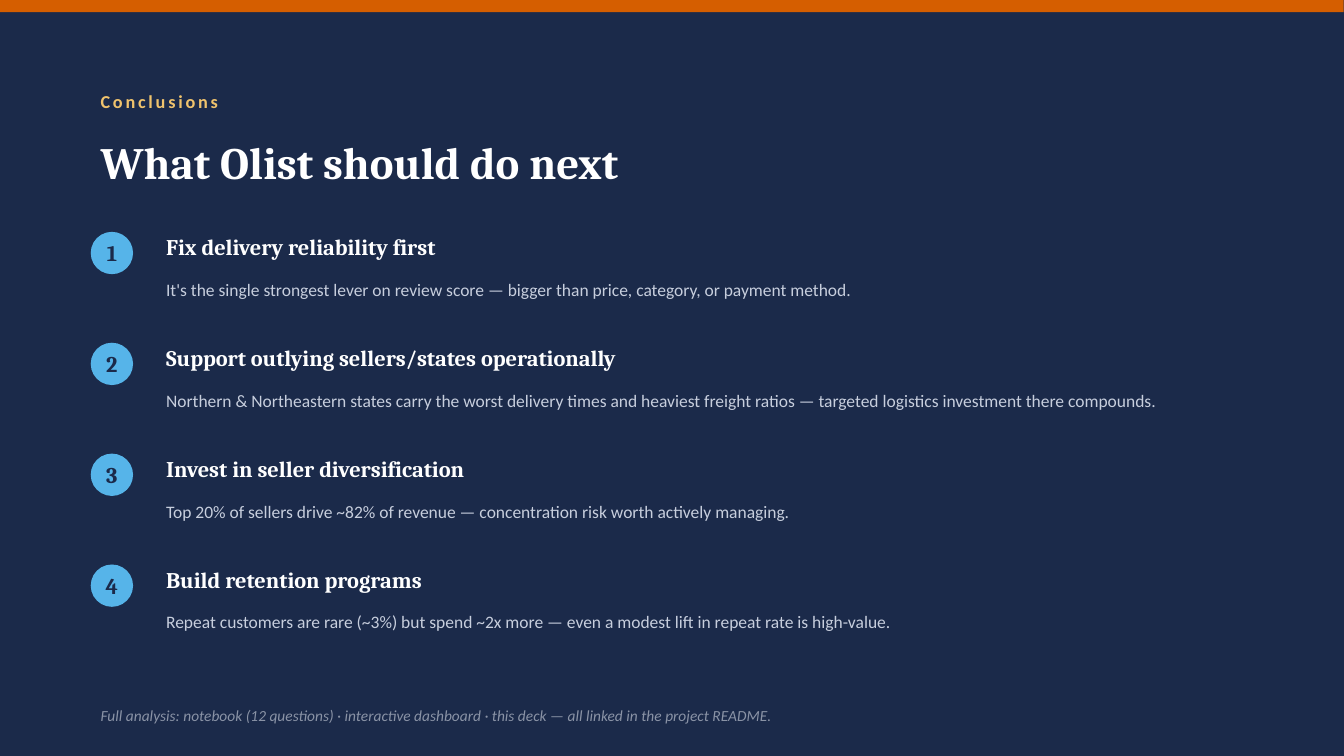
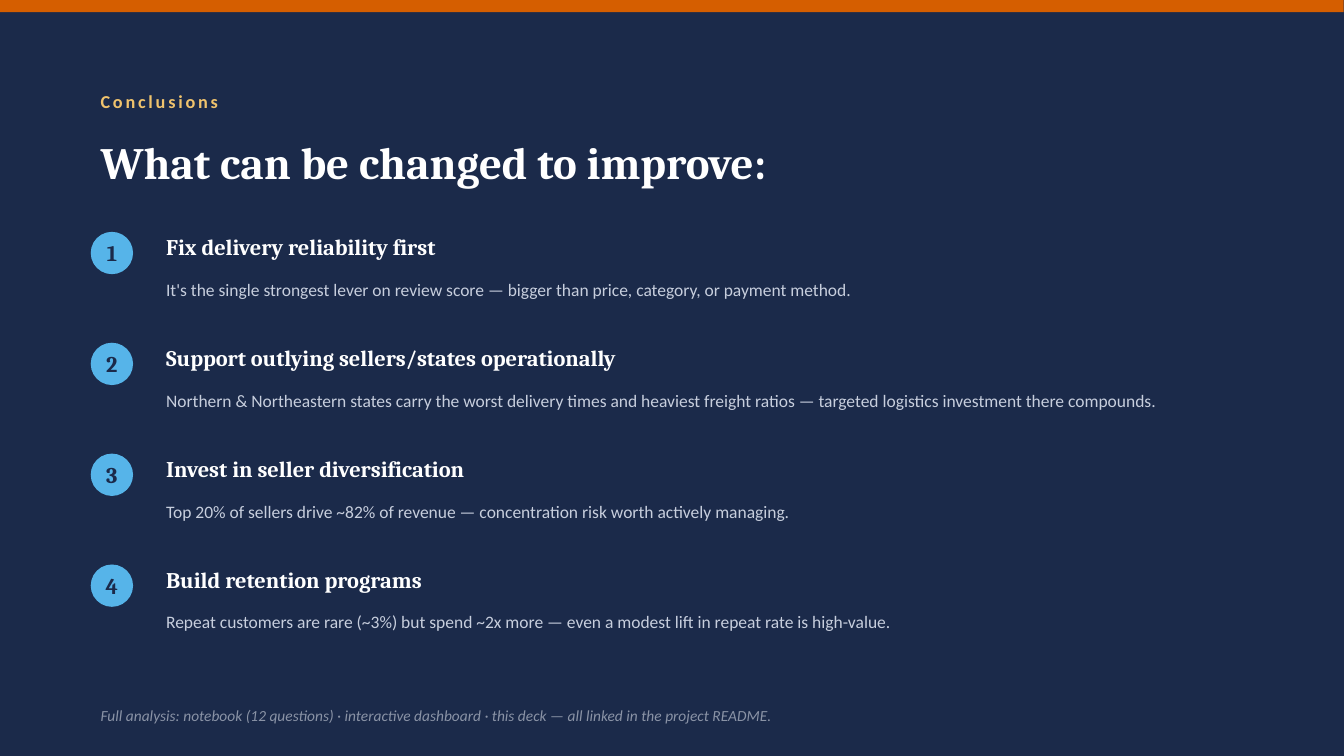
Before and after one commit to GuiAvella/Brazilian-E-Commerce-Analysis, a slide deck: slide 10 of presentation/Brazil_Marketplace_in_Motion.pptx. Drawn at 1344x756 pixels with LibreOffice and Linux fonts; fonts in the diff are those of the drawing. Boxes give left, top, right and bottom in pixels: in the first picture for what was removed or moved away, otherwise in the second. Text is boxed around its words. In the diff, an @@ line names an element or a change of style, - is before the commit and + after.

```diff
--- a/presentation/Brazil_Marketplace_in_Motion.pptx
+++ b/presentation/Brazil_Marketplace_in_Motion.pptx
@@ text at (101,148,766,189): text changed @@
-What Olist should do next
+What can be changed to improve:
```
Also in this commit, not shown: 7 other slides changed, 16 other files.
